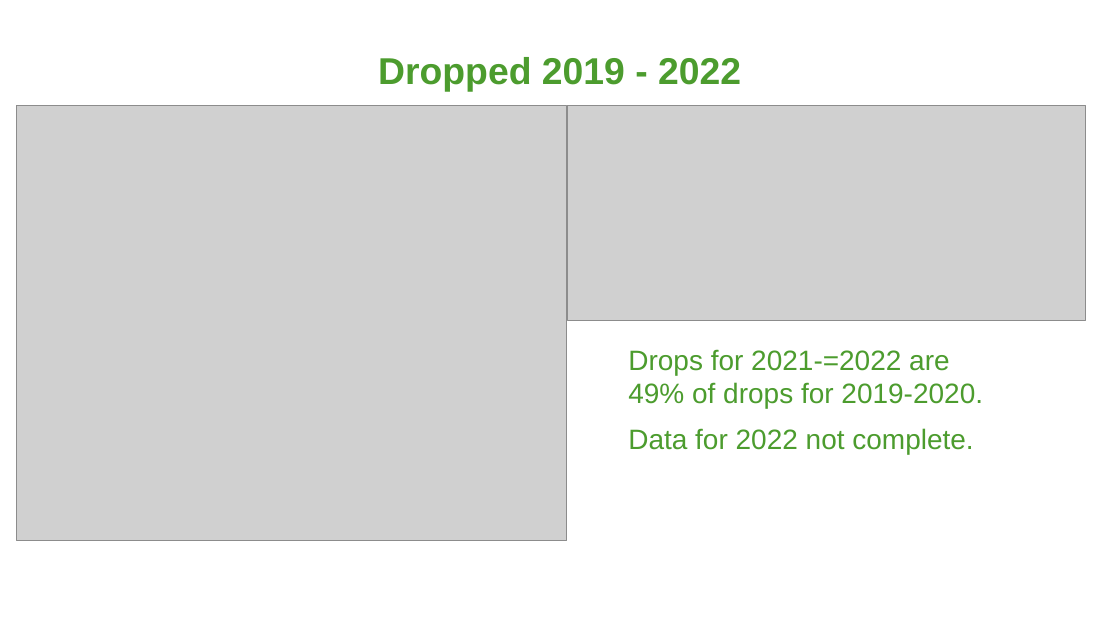
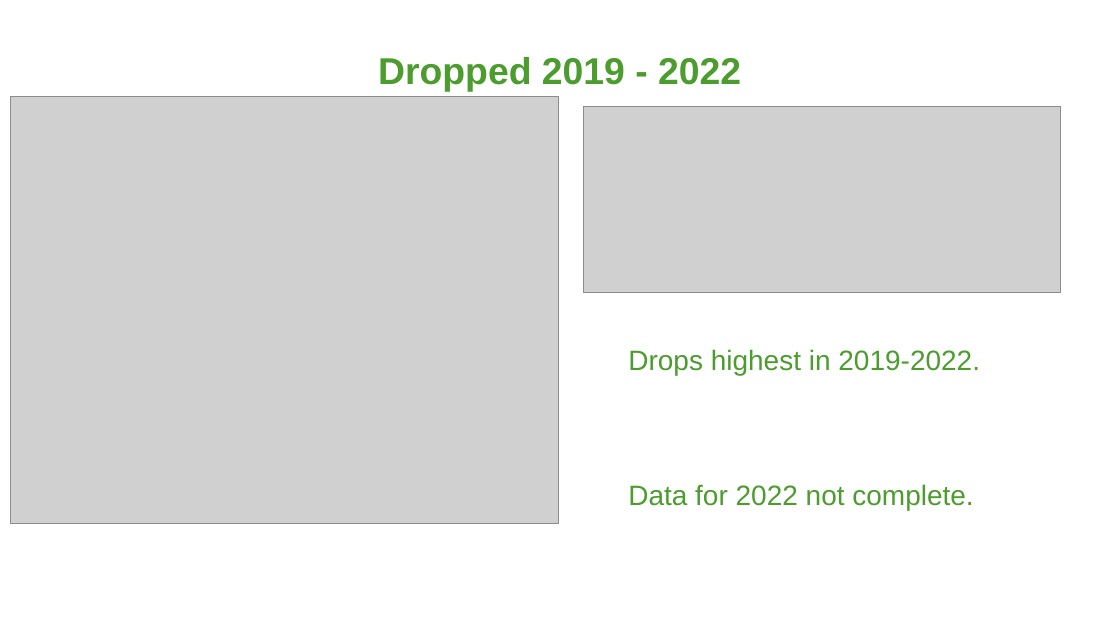
Before and after one commit to RossHyman/Springboard, a slide deck: slide 9 of Truman/Hyman_ECE Data Strategist Task 090622.pptx. Drawn at 1120x630 pixels with LibreOffice and Linux fonts; fonts in the diff are those of the drawing; grey boxes stand for pictures; background and template pictures are left out. Boxes give left, top, right and bottom in pixels: in the first picture for what was removed or moved away, otherwise in the second. Text is boxed around its words. In the diff, an @@ line names an element or a change of style, - is before the commit and + after.

```diff
--- a/Truman/Hyman_ECE Data Strategist Task 090622.pptx
+++ b/Truman/Hyman_ECE Data Strategist Task 090622.pptx
@@ picture: place and size @@
-picture at bbox=[17, 105, 567, 540]
+picture at bbox=[10, 97, 559, 523]
@@ picture: place and size @@
-picture at bbox=[568, 105, 1086, 320]
+picture at bbox=[584, 107, 1061, 292]
@@ text at bbox=[628, 349, 980, 375]: text changed @@
-Drops for 2021-=2022 are 49% of drops for 2019-2020.
+Drops highest in 2019-2022.
```
Also in this commit, not shown: 1 other slide changed, 1 other file.
